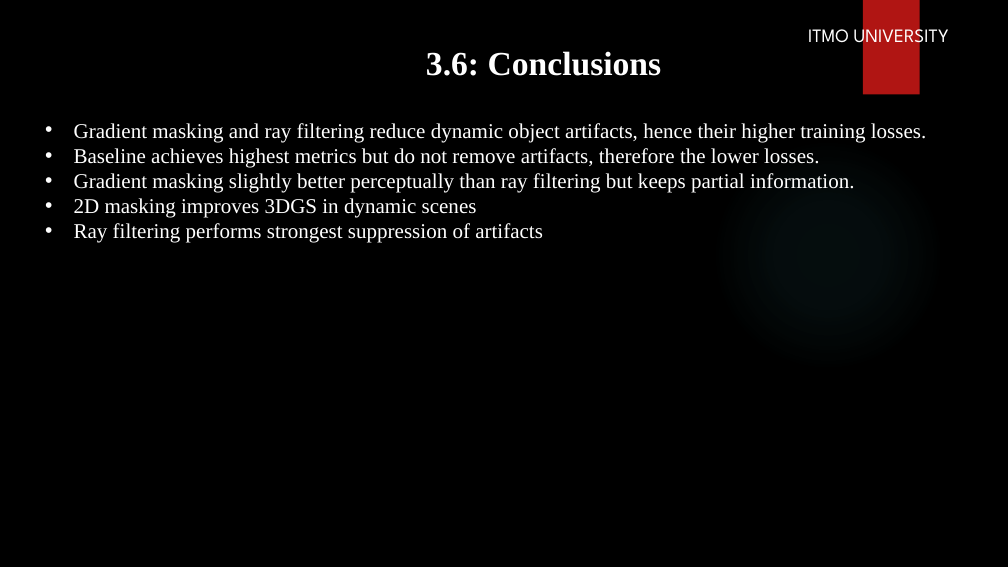
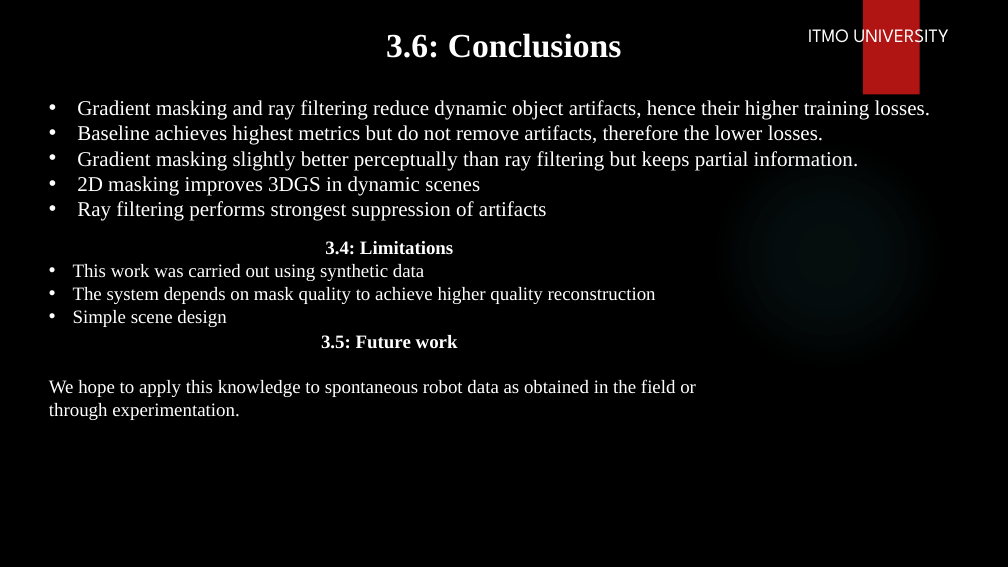
Before and after one commit to PrinssAlex/3dgs-dynamic-masking-47, a slide deck: slide 14 of 3D Gaussian Splatting via Masking Dynamic Objects.pptx. Drawn at 1008x567 pixels with LibreOffice and Linux fonts; fonts in the diff are those of the drawing; background and template pictures are left out. Boxes give left, top, right and bottom in pixels: in the first picture for what was removed or moved away, otherwise in the second. Text is boxed around its words. In the diff, an @@ line names an element or a change of style, - is before the commit and + after.

```diff
--- a/3D Gaussian Splatting via Masking Dynamic Objects.pptx
+++ b/3D Gaussian Splatting via Masking Dynamic Objects.pptx
@@ text "3.6: Conclusions": place and size @@
-text "3.6: Conclusions" at <box>426,51,662,76</box>
+text "3.6: Conclusions" at <box>386,33,622,58</box>
@@ text "Gradient masking and ray filtering ...": place and size @@
-text "Gradient masking and ray filtering ..." at <box>74,123,926,243</box>
+text "Gradient masking and ray filtering ..." at <box>77,100,930,221</box>
@@ text added at <box>73,241,656,327</box>, 18 pt, text #FFFFFF @@
+3.4: Limitations
+• This work was carried out using synthetic data
+• The system depends on mask quality to achieve higher quality reconstruction
+• Simple scene design
@@ text added at <box>49,335,696,420</box>, 18 pt, text #FFFFFF @@
+3.5: Future work
+We hope to apply this knowledge to spontaneous robot data as obtained in the field or through experimentation.
```
Also in this commit, not shown: 5 other slides changed, 1 slide added, 1 slide removed.
